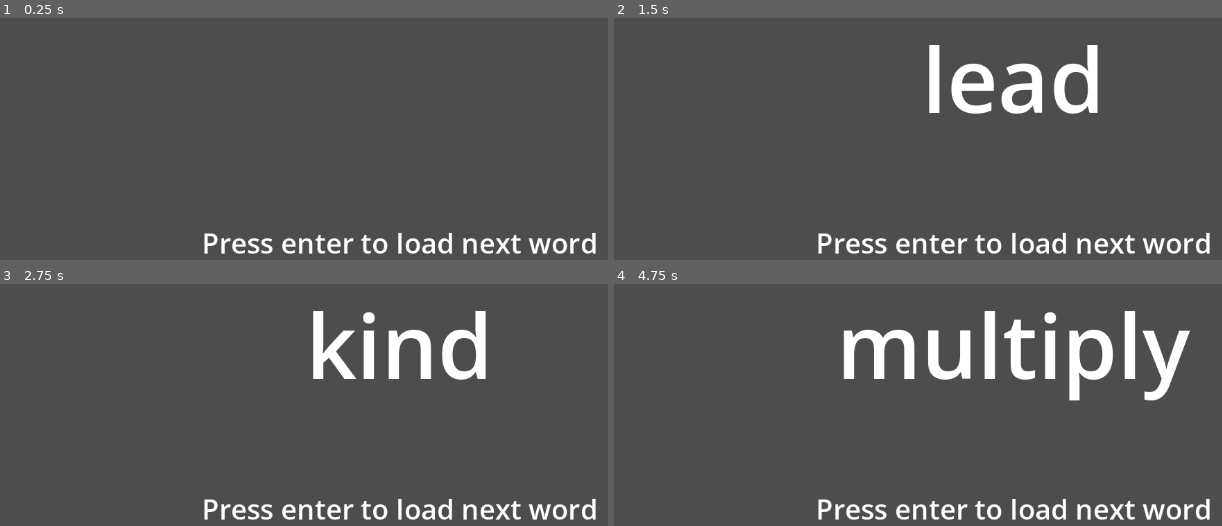
Above: before the commit, frames 1-4 (two rows, left to right).
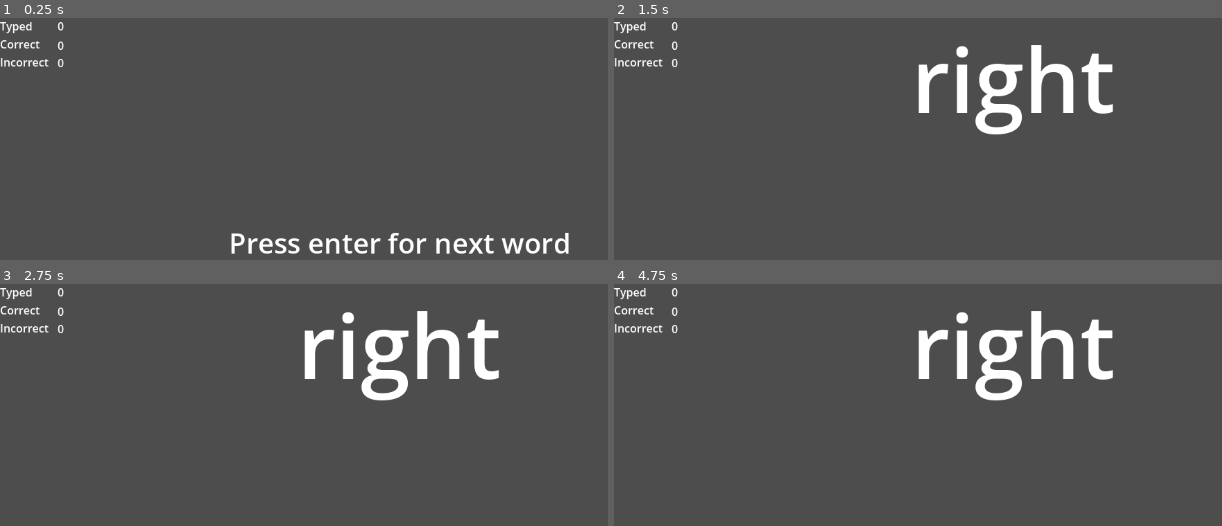
Above: after the commit, the same moments.

Repository: bobthebuilder2332/typing-game
Game: Godot game, scene res://main.tscn
Same seed, same stepped clock (60 frames per second), same inputs: the game is played once before the commit and once after it.
Inputs:
- Up to frame 1 (0.25 s): no input
- Up to frame 2 (1.5 s): tap Enter at 0.5, 0.6, 1.25, 1.35 s
- Up to frame 3 (2.75 s): tap Enter at 2, 2.3 s; tap Backspace at 2.1 s
- Up to frame 4 (4.75 s): tap Enter at 2.75, 2.85, 3.5, 3.6, 4.25, 4.55 s; tap Backspace at 4.35 s

The runs differ from the first frame. In frame 1, 3.2% of the frame differs, in the area x 0-99%, y 1-98%; in frame 2, 6.6%; in frame 3, 6.6%; in frame 4, 10%.

Commit message:
Added statistics for words typed, correctly spelled, and incorrectly spelled

Diff:
--- a/main.gd
+++ b/main.gd
@@ -4,11 +4,14 @@
 @onready var target_label = $TargetWord
 @onready var input_label = $InputDisplay
 @onready var next_word_label = $NextWord
+@onready var typed_stat = $TypedStat
+@onready var correct_stat = $CorrectStat
+@onready var incorrect_stat= $IncorrectStat
 
 # Define variables
 var word_list: Array = []
 var word_to_type = ""
-var words_typed: int = 0
+var typed_words: int = 0
 var correct_words: int = 0
 var incorrect_words: int = 0
 var can_type: bool = true
@@ -18,6 +21,7 @@
 	target_label.visible = false
 	input_label.visible = false
 	next_word_label.visible = true
+	next_word_label.text = "Press enter for next word"
 	load_words()
 
 	# Reads and handles player input
@@ -36,6 +40,12 @@
 				input_label.visible = true
 				next_word_label.visible = false
 				pick_random_word()
+
+			# Do nothing if the user didn't type anything / prevent accidental key presses
+			elif input_label.text == "":
+				return
+
+			# Check word spelling accuracy
 			else:
 				spell_check()
 
@@ -80,17 +90,18 @@
 
 # Checks word accuracy
 func spell_check():
-	words_typed += 1
+	typed_words += 1
+	typed_stat.text = str(typed_words)
 
 	# Change word color to reflect accuracy
 	if word_to_type == input_label.text:
 		input_label.modulate = Color.GREEN
 		correct_words += 1
+		correct_stat.text = str(correct_words)
 	else:
 		input_label.modulate = Color.RED
 		incorrect_words += 1
+		incorrect_stat.text = str(incorrect_words)
 
 	# Ready to load next word
 	next_word_label.visible = true
-
-# Load next word
--- a/main.tscn
+++ b/main.tscn
@@ -21,7 +21,7 @@
 offset_bottom = 175.0
 grow_horizontal = 2
 theme_override_font_sizes/font_size = 128
-text = "Hello, World!"
+text = "TargetWord"
 horizontal_alignment = 1
 
 [node name="InputDisplay" type="Label" parent="." unique_id=13587123]
@@ -55,6 +55,38 @@
 grow_horizontal = 2
 grow_vertical = 2
 theme_override_font_sizes/font_size = 40
-text = "Press enter to load next word"
+text = "NextWord"
 horizontal_alignment = 1
 vertical_alignment = 1
+
+[node name="StatsLabel" type="Label" parent="." unique_id=2039807781]
+layout_mode = 0
+offset_right = 81.0
+offset_bottom = 89.0
+text = "Typed
+Correct
+Incorrect"
+
+[node name="TypedStat" type="Label" parent="." unique_id=1861363580]
+layout_mode = 0
+offset_left = 83.0
+offset_right = 123.0
+offset_bottom = 24.0
+text = "0"
+
+[node name="CorrectStat" type="Label" parent="." unique_id=1384970363]
+layout_mode = 0
+offset_left = 83.0
+offset_top = 28.0
+offset_right = 123.0
+offset_bottom = 77.0
+text = "0
+"
+
+[node name="IncorrectStat" type="Label" parent="." unique_id=197440193]
+layout_mode = 0
+offset_left = 83.0
+offset_top = 53.0
+offset_right = 123.0
+offset_bottom = 76.0
+text = "0"
